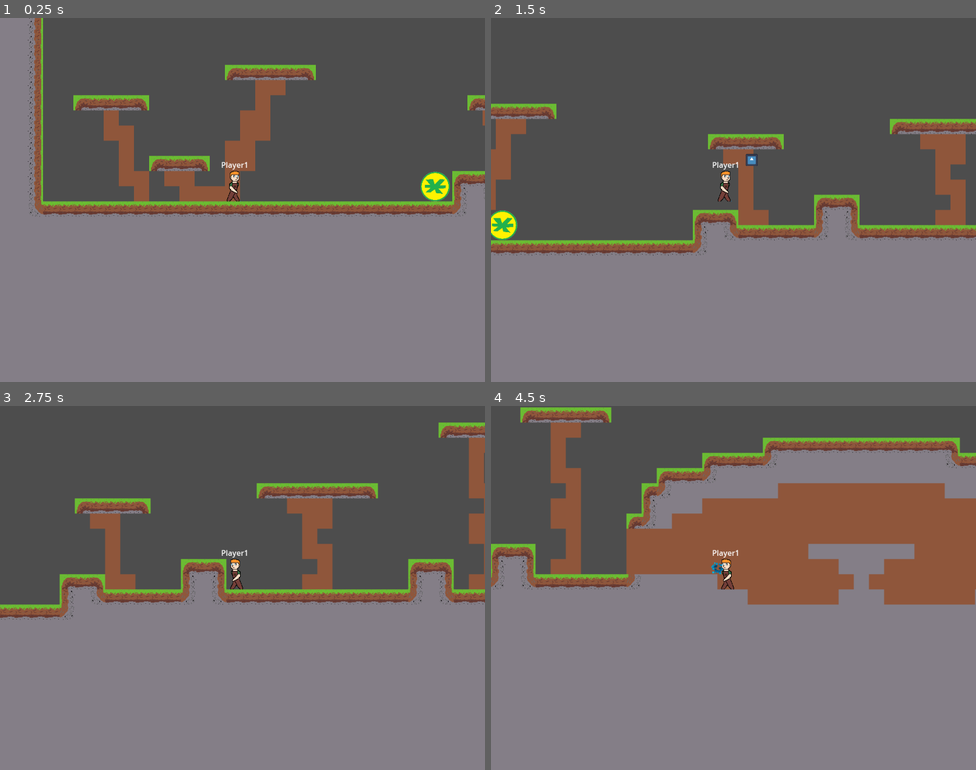
Above: before the commit, frames 1-4 (two rows, left to right).
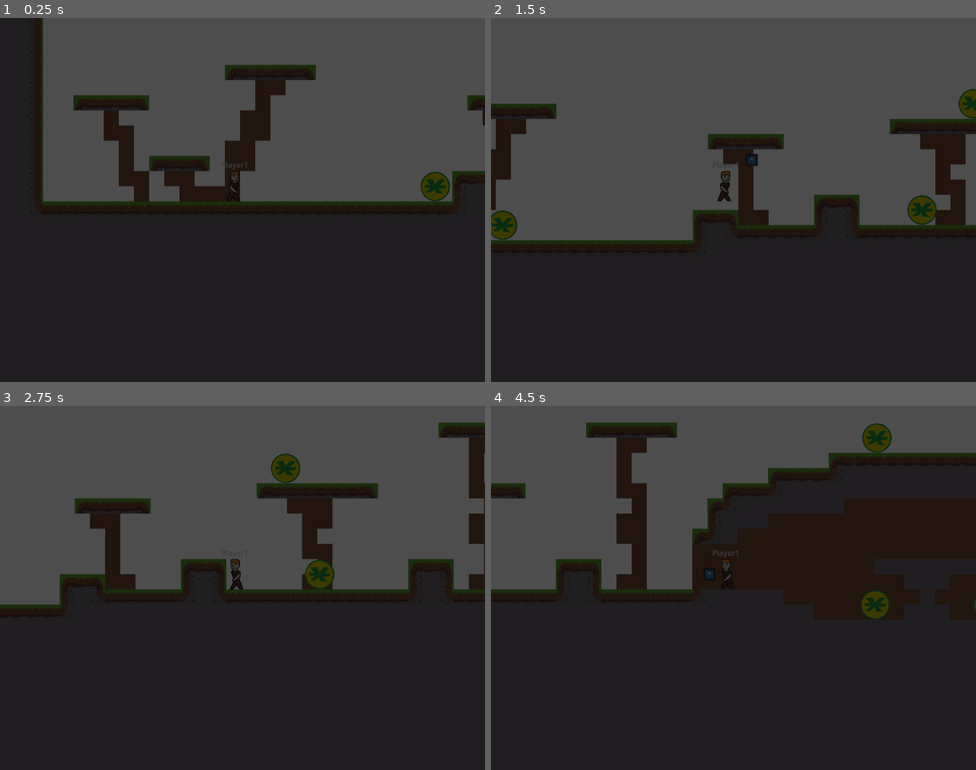
Above: after the commit, the same moments.

Repository: zac112/HeroFarmer
Game: Godot game, scene res://Assets/Platform/level_1.1.tscn
The game is run twice, just before and just after one commit, with the same random seed, the same clock (stepped at 60 frames per second) and the same inputs. This scene is started directly instead of the project's main scene. The engine's default icon, where the game draws it, is replaced by a stand-in: a white triangle on a blue panel in a dark square.
Inputs:
- Up to frame 1 (0.25 s): no input
- Up to frame 2 (1.5 s): hold Space (Farm_action) 0.53-1.28 s; hold D (Farm_right) from 0.53 s (still down); tap W (Farm_up) at 0.77 s; tap Space (Farm_action) at 1.35 s
- Up to frame 3 (2.75 s): tap W (Farm_up) at 1.52 s; release D (Farm_right) at 2.03 s; hold A (Farm_left) from 2.03 s (still down); hold Space (Farm_action) from 2.03 s (still down)
- Up to frame 4 (4.5 s): release A (Farm_left) at 2.78 s; release Space (Farm_action) at 2.78 s; hold D (Farm_right) 2.78-4.28 s; tap Space (Farm_action) at 2.85, 4.35 s; tap W (Farm_up) at 3.02, 3.77 s; hold Space (Farm_action) 3.53-4.28 s; hold A (Farm_left) from 4.28 s (still down)

The runs differ from the first frame. In frame 1, 61% of the frame differs, in the area x 0-100%, y 0-100%; in frame 2, 49%; in frame 3, 57%; in frame 4, 84%.

Commit message:
Added enemies and night to level1.1

Diff:
--- a/Assets/Platform/level_1.1.tscn
+++ b/Assets/Platform/level_1.1.tscn
@@ -353,9 +353,33 @@
 position = Vector2(3251, -282)
 targetScene = "res://Assets/Farm/Farm.tscn"
 
-[node name="Enemy_melee_walking" parent="." instance=ExtResource("6_ul227")]
-position = Vector2(268, -37)
-
 [node name="Background" type="AudioStreamPlayer2D" parent="."]
 stream = ExtResource("7_l1c6a")
 autoplay = true
+
+[node name="CanvasModulate" type="CanvasModulate" parent="."]
+color = Color(0.241156, 0.241156, 0.241156, 1)
+
+[node name="Enemy_melee_walking" parent="." instance=ExtResource("6_ul227")]
+position = Vector2(268, -37)
+
+[node name="Enemy_melee_walking2" parent="." instance=ExtResource("6_ul227")]
+position = Vector2(1053, -67)
+
+[node name="Enemy_melee_walking3" parent="." instance=ExtResource("6_ul227")]
+position = Vector2(1011, -287)
+
+[node name="Enemy_melee_walking4" parent="." instance=ExtResource("6_ul227")]
+position = Vector2(1798, -2)
+
+[node name="Enemy_melee_walking5" parent="." instance=ExtResource("6_ul227")]
+position = Vector2(1979, -2)
+
+[node name="Enemy_melee_walking6" parent="." instance=ExtResource("6_ul227")]
+position = Vector2(2063, -351)
+
+[node name="Enemy_melee_walking7" parent="." instance=ExtResource("6_ul227")]
+position = Vector2(2649, -159)
+
+[node name="Enemy_melee_walking8" parent="." instance=ExtResource("6_ul227")]
+position = Vector2(3028, -350)
Not shown: 1 places in Assets/Platform/level_1.1.tscn that only renumber resources
